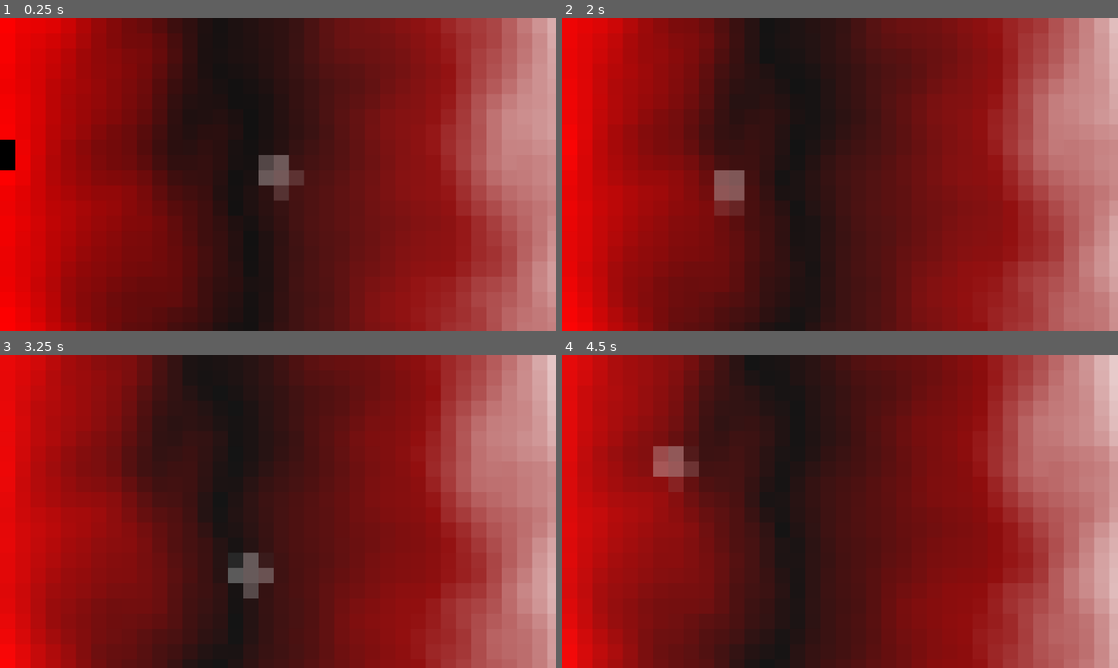
Above: before the commit, frames 1-4 (two rows, left to right).
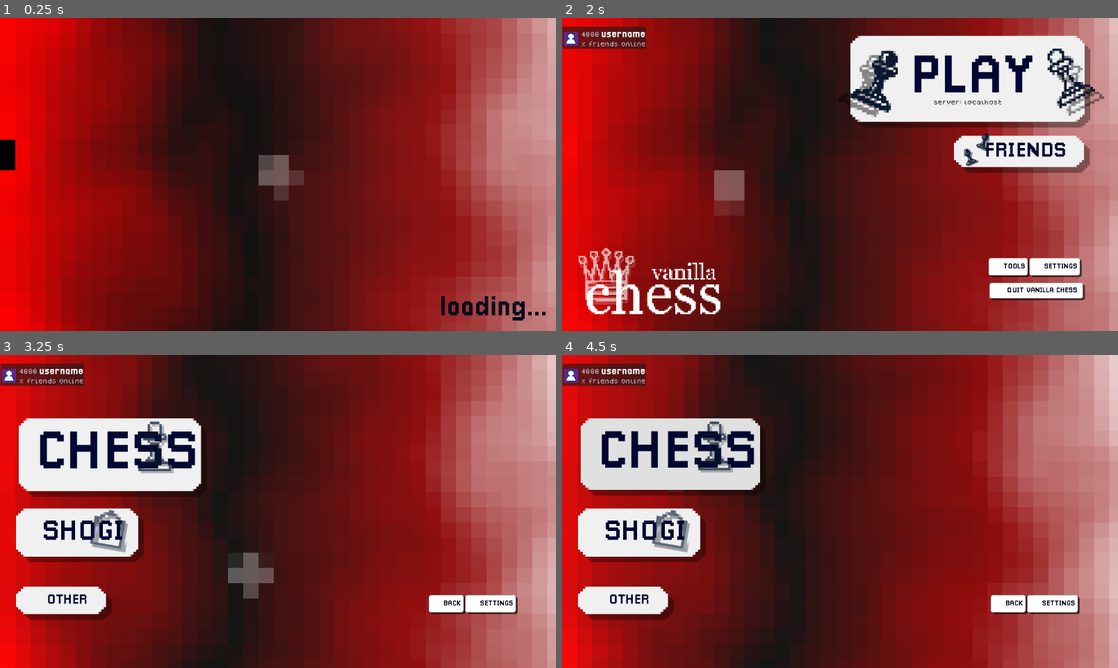
Above: after the commit, the same moments.

Repository: vanillyn/vanilla-chess
Game: Godot game, scene res://Main.tscn
Two runs of this game, one before a commit and one after it. Both use one fixed random seed, a clock stepped at 60 frames per second and the inputs below.
Inputs (mouse positions are in pixels of both pictures, inside the frame that each line leads up to):
- Up to frame 1 (0.25 s): no input
- Up to frame 2 (2 s): tap Enter at 0.5 s; move the mouse to (962, 158) at 0.52 s; click (962, 158) at 0.67 s; move the mouse to (728, 190) at 1.27 s; click (728, 190) at 1.42 s
- Up to frame 3 (3.25 s): move the mouse to (333, 442) at 2.02 s; click (333, 442) at 2.17 s; move the mouse to (250, 574) at 2.77 s; click (250, 574) at 2.92 s
- Up to frame 4 (4.5 s): tap Space at 3.5 s; move the mouse to (1006, 558) at 3.52 s; click (1006, 558) at 3.67 s; tap Enter at 4.25 s; move the mouse to (673, 464) at 4.27 s; click (673, 464) at 4.42 s

The runs differ from the first frame. In frame 1, 0.5% of the frame differs, in the area x 79-99%, y 88-97%; in frame 2, 21%, in the area x 0-98%, y 2-95%; in frame 3, 16%; in frame 4, 15%.
Error in both runs: Invalid type in function 'draw_string' in base 'Control (AnimatedBackground)'. Cannot convert argument 7 from bool to Color. (res://ui/elements/background.gd:1…

Commit message:
futile attempt (made play and chess scenes, buttons, play script

Diff:
--- a/Main.tscn
+++ b/Main.tscn
@@ -31,7 +31,7 @@
 offset_right = 40.0
 offset_bottom = 40.0
 script = ExtResource("2_r0du0")
-default_gradient_colors = [Color(0.82, 0, 0, 1), Color(0.372443, 0.367212, 1, 1), Color(0.291917, 0.423607, 0.93507, 1)]
+default_gradient_colors = [Color(0, 0, 0, 1), Color(0, 0, 0, 1), Color(0, 0, 0, 1), Color(0, 0, 0, 1)]
 animation_speed = 0.01
 pixel_size = 35
 noise_intensity = 0.115
--- a/ui/elements/button.tscn
+++ b/ui/elements/button.tscn
@@ -44,16 +44,17 @@
 
 [node name="Label" type="Label" parent="."]
 layout_mode = 1
-anchors_preset = 7
+anchors_preset = 8
 anchor_left = 0.5
-anchor_top = 1.0
+anchor_top = 0.5
 anchor_right = 0.5
-anchor_bottom = 1.0
+anchor_bottom = 0.5
 offset_left = -27.0
-offset_top = -23.0
+offset_top = -11.5
 offset_right = 27.0
+offset_bottom = 11.5
 grow_horizontal = 2
-grow_vertical = 0
+grow_vertical = 2
 text = "Button"
 horizontal_alignment = 1
 vertical_alignment = 1
--- a/ui/loading/loading.gd
+++ b/ui/loading/loading.gd
@@ -51,8 +51,7 @@
 	loading_complete.emit()
 
 func load_all_scenes():
-	#scene_manager._load_game()
-
+	scene_manager._load_game()
 	await get_tree().process_frame
 
 	print("All scenes loaded!")
--- a/ui/loading/loading.tscn
+++ b/ui/loading/loading.tscn
@@ -18,7 +18,6 @@
 script = ExtResource("1_is4br")
 
 [node name="LoadingLabel" type="Label" parent="."]
-visible = false
 layout_mode = 1
 anchors_preset = 3
 anchor_left = 1.0
--- /dev/null
+++ b/ui/menus/elements/currentgames.tscn
@@ -0,0 +1,9 @@
+[gd_scene format=3 uid="uid://dq0w08v0k6dtc"]
+
+[node name="CurrentGames" type="Control"]
+layout_mode = 3
+anchors_preset = 15
+anchor_right = 1.0
+anchor_bottom = 1.0
+grow_horizontal = 2
+grow_vertical = 2
--- /dev/null
+++ b/ui/menus/play/chess/chess.tscn
@@ -0,0 +1,73 @@
+[gd_scene load_steps=3 format=3 uid="uid://pcqsgbotp2py"]
+
+[ext_resource type="PackedScene" uid="uid://b56gpae3it65p" path="res://ui/elements/button.tscn" id="1_h8v1o"]
+[ext_resource type="Resource" uid="uid://bonehhml6icx4" path="res://assets/vanilla/ui/elements/button/large_button.tres" id="2_asag2"]
+
+[node name="Chess" type="Control"]
+layout_mode = 3
+anchors_preset = 15
+anchor_right = 1.0
+anchor_bottom = 1.0
+grow_horizontal = 2
+grow_vertical = 2
+
+[node name="Online" parent="." instance=ExtResource("1_h8v1o")]
+layout_mode = 1
+offset_left = -600.0
+offset_top = -209.0
+offset_right = -237.92
+offset_bottom = -127.08
+text = "ONLINE"
+font_size = 82
+style_resource = ExtResource("2_asag2")
+
+[node name="Local" parent="." instance=ExtResource("1_h8v1o")]
+layout_mode = 2
+anchors_preset = 0
+anchor_left = 0.0
+anchor_top = 0.0
+anchor_right = 0.0
+anchor_bottom = 0.0
+offset_left = 40.0
+offset_top = 334.0
+offset_right = 261.0
+offset_bottom = 435.0
+text = "LOCAL"
+font_size = 48
+style_resource = ExtResource("2_asag2")
+
+[node name="vscpu" parent="." instance=ExtResource("1_h8v1o")]
+layout_mode = 2
+anchors_preset = 0
+anchor_left = 0.0
+anchor_top = 0.0
+anchor_right = 0.0
+anchor_bottom = 0.0
+offset_left = 291.0
+offset_top = 334.0
+offset_right = 474.0
+offset_bottom = 435.0
+text = "BOTS"
+font_size = 48
+style_resource = ExtResource("2_asag2")
+
+[node name="SecondaryButtons" type="HBoxContainer" parent="."]
+layout_mode = 0
+offset_left = 40.0
+offset_top = 522.0
+offset_right = 357.0
+offset_bottom = 562.0
+
+[node name="BackButton" parent="SecondaryButtons" instance=ExtResource("1_h8v1o")]
+custom_minimum_size = Vector2(150, 40)
+layout_mode = 2
+size_flags_horizontal = 0
+text = "BACK"
+button_style = 1
+
+[node name="SettingsButton" parent="SecondaryButtons" instance=ExtResource("1_h8v1o")]
+custom_minimum_size = Vector2(150, 40)
+layout_mode = 2
+size_flags_horizontal = 8
+text = "SETTINGS"
+button_style = 1
--- /dev/null
+++ b/ui/menus/play/play.gd
@@ -0,0 +1,37 @@
+extends Control
+
+@onready var scene_manager: SceneManager = get_tree().get_first_node_in_group("scene_manager")
+
+
+@onready var chess_button: StandardButton = $ChessButton
+@onready var shogi_button: StandardButton = $ShogiButton
+@onready var back_button: StandardButton = $SecondaryButtons/BackButton
+@onready var settings_button: StandardButton = $SecondaryButtons/SettingsButton
+
+
+func _ready():
+	chess_button.pressed.connect(_play_chess)
+	shogi_button.pressed.connect(_play_shogi)
+	back_button.pressed.connect(_on_back_pressed)
+	settings_button.pressed.connect(_on_settings_pressed)
+
+func _play_chess():
+	if scene_manager:
+		scene_manager.transition_to_scene("chess_main", "res://ui/menus/play/chess/chess.tscn")
+
+func _on_back_pressed():
+	if scene_manager:
+		scene_manager.go_back()
+
+func _on_settings_pressed():
+	if scene_manager:
+		scene_manager.transition_to_scene("options", "res://ui/menus/options/optionsmenu.tscn")
+
+func _play_shogi():
+	if scene_manager:
+		scene_manager.transition_to_scene("shogi_main", "res://ui/menus/play/shogi/shogi.tscn")
+
+func _on_scene_entered():
+	modulate = Color.TRANSPARENT
+	var tween = create_tween()
+	tween.tween_property(self, "modulate", Color.WHITE, 0.3)
--- a/ui/menus/play/play.tscn
+++ b/ui/menus/play/play.tscn
@@ -1,10 +1,12 @@
-[gd_scene load_steps=6 format=3 uid="uid://bu1ai8cmdbb5a"]
+[gd_scene load_steps=8 format=3 uid="uid://bu1ai8cmdbb5a"]
 
 [ext_resource type="PackedScene" uid="uid://ddpuipxob50nt" path="res://ui/menus/elements/infobox.tscn" id="1_1d2so"]
+[ext_resource type="Script" uid="uid://cp3nrgx7uyxcc" path="res://ui/menus/play/play.gd" id="1_f74ma"]
 [ext_resource type="PackedScene" uid="uid://b56gpae3it65p" path="res://ui/elements/button.tscn" id="2_1d2so"]
 [ext_resource type="Resource" uid="uid://bonehhml6icx4" path="res://assets/vanilla/ui/elements/button/large_button.tres" id="3_ukqfn"]
 [ext_resource type="Texture2D" uid="uid://ddqs2e2nh7737" path="res://assets/vanilla/ui/elements/button/details/pawn.png" id="4_7hndm"]
 [ext_resource type="Texture2D" uid="uid://dyq5unuh1ut4t" path="res://assets/vanilla/ui/elements/button/details/shogi_piece.png" id="5_6vebh"]
+[ext_resource type="PackedScene" uid="uid://dq0w08v0k6dtc" path="res://ui/menus/elements/currentgames.tscn" id="6_6vebh"]
 
 [node name="Play" type="Control"]
 layout_mode = 3
@@ -13,6 +15,10 @@
 anchor_bottom = 1.0
 grow_horizontal = 2
 grow_vertical = 2
+script = ExtResource("1_f74ma")
+
+[node name="CurrentGames" parent="." instance=ExtResource("6_6vebh")]
+layout_mode = 1
 
 [node name="Infobox" parent="." instance=ExtResource("1_1d2so")]
 
@@ -60,7 +66,7 @@
 scale = Vector2(0.767717, 0.767717)
 texture = ExtResource("5_6vebh")
 
-[node name="Button3" parent="." instance=ExtResource("2_1d2so")]
+[node name="OthersButton" parent="." instance=ExtResource("2_1d2so")]
 layout_mode = 0
 anchors_preset = 0
 anchor_left = 0.0
@@ -76,3 +82,25 @@
 text = "OTHER"
 font_size = 30
 style_resource = ExtResource("3_ukqfn")
+
+[node name="SecondaryButtons" type="HBoxContainer" parent="."]
+layout_mode = 0
+offset_left = 929.0
+offset_top = 552.0
+offset_right = 1246.0
+offset_bottom = 592.0
+alignment = 1
+
+[node name="BackButton" parent="SecondaryButtons" instance=ExtResource("2_1d2so")]
+custom_minimum_size = Vector2(150, 40)
+layout_mode = 2
+size_flags_horizontal = 0
+text = "BACK"
+button_style = 1
+
+[node name="SettingsButton" parent="SecondaryButtons" instance=ExtResource("2_1d2so")]
+custom_minimum_size = Vector2(150, 40)
+layout_mode = 2
+size_flags_horizontal = 8
+text = "SETTINGS"
+button_style = 1
--- a/ui/menus/startmenu.tscn
+++ b/ui/menus/startmenu.tscn
@@ -78,10 +78,10 @@
 anchor_top = 1.0
 anchor_right = 0.5
 anchor_bottom = 1.0
-offset_left = -61.5
-offset_top = -146.0
-offset_right = 78.5
-offset_bottom = -129.0
+offset_left = -78.5
+offset_top = -51.0
+offset_right = 79.5
+offset_bottom = -34.0
 grow_horizontal = 2
 grow_vertical = 0
 theme_override_colors/font_shadow_color = Color(0, 0, 0, 0.8)
Not shown, added: ui/menus/play/play.gd.uid
